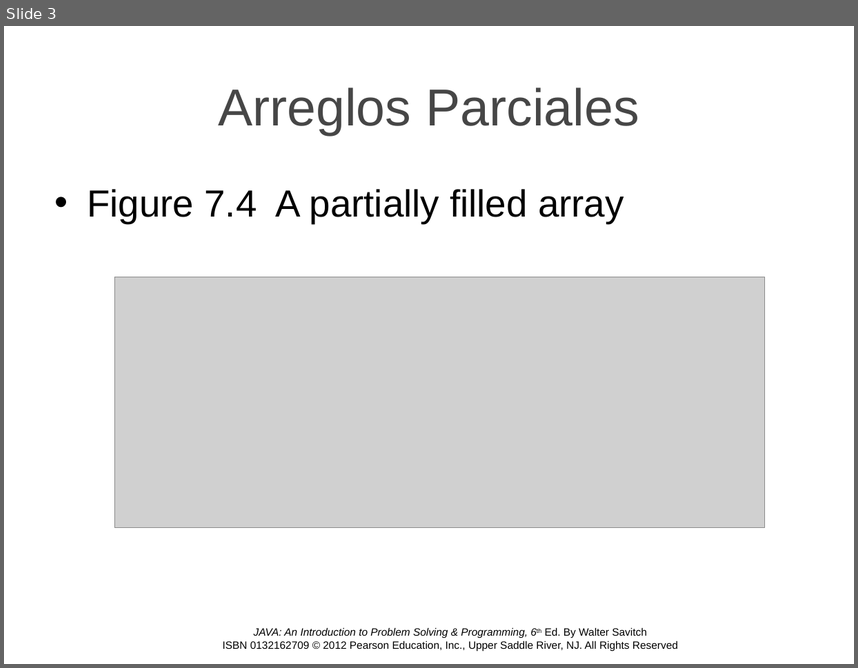
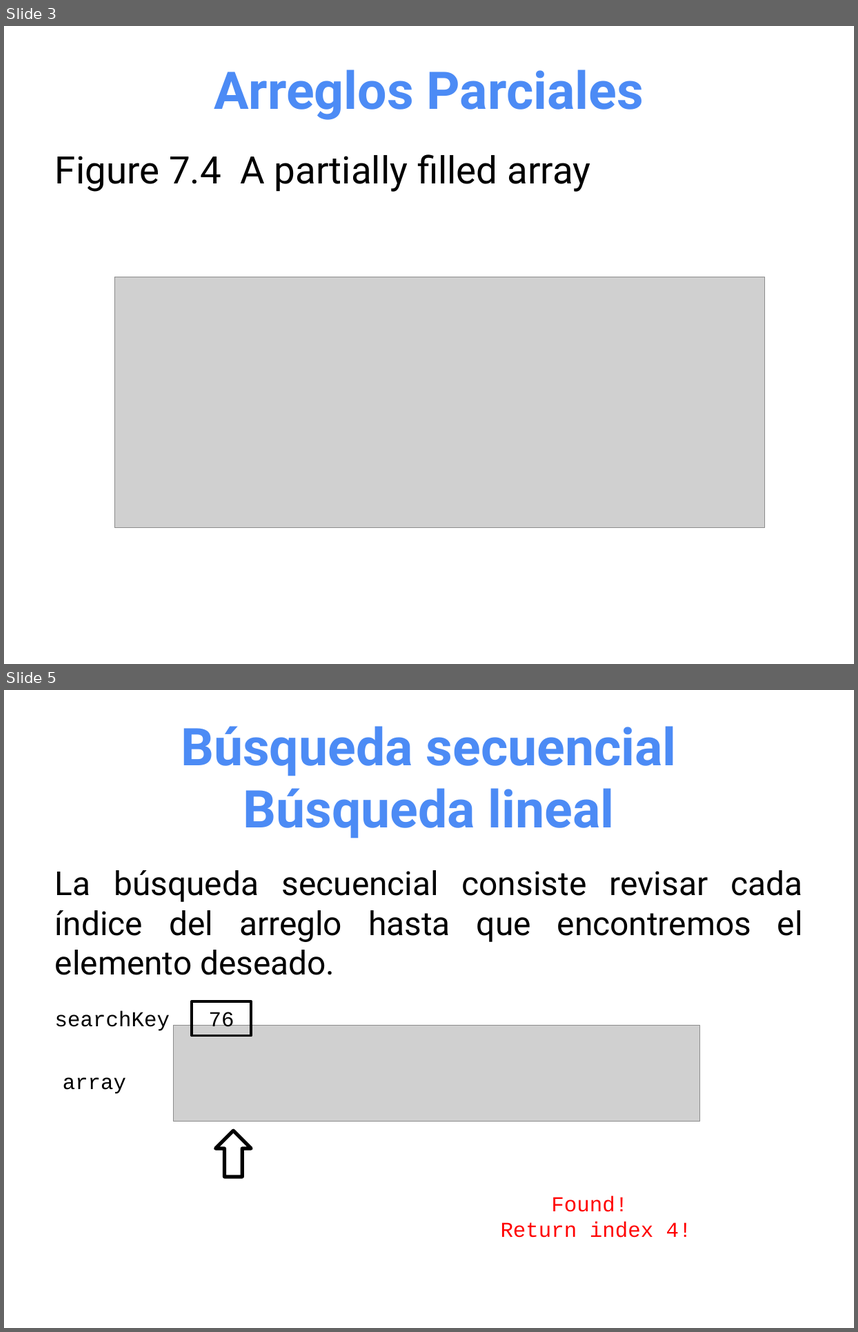
Before and after one commit to OMardil/INFO2, a slide deck: MOD02_Algoritmos_de_ordenamiento_y_busqueda/01 Presentacion/INFO2_MOD2-Ordenamiento_y_Busqueda.pptx. Shown one above the other, each under a label of ours: slide 3 before the commit, slides 3 and 5 after it; the slides between them are not shown. The pictures are 858x668 and 858x1332 pixels, drawn with LibreOffice and Linux fonts; fonts in the diff are those of the drawing; grey boxes stand for pictures; background and template pictures are left out. Boxes give left, top, right and bottom in pixels: in the first picture for what was removed or moved away, otherwise in the second. Text is boxed around its words. In the diff, an @@ line names an element or a change of style, - is before the commit and + after.

```diff
--- a/MOD02_Algoritmos_de_ordenamiento_y_busqueda/01 Presentacion/INFO2_MOD2-Ordenamiento_y_Busqueda.pptx
+++ b/MOD02_Algoritmos_de_ordenamiento_y_busqueda/01 Presentacion/INFO2_MOD2-Ordenamiento_y_Busqueda.pptx
@@ slide 5 added at [4, 690, 854, 1328], background #FFFFFF @@
@@ title added at [181, 726, 677, 838], 44 pt, text #4C8BF5, bold @@
+Búsqueda secuencial
+Búsqueda lineal
@@ text added at [55, 870, 803, 975], 28 pt, text #000000 @@
+La búsqueda secuencial consiste revisar cada índice del arreglo hasta que encontremos el elemento deseado.
@@ text added at [55, 1011, 170, 1031], 18 pt, text #000000 @@
+searchKey
@@ rectangle added at [192, 1001, 252, 1035], outline #000000 2.25 pt, 18 pt, text #000000 @@
+76
@@ picture added at [174, 1025, 700, 1121] @@
@@ text added at [63, 1077, 126, 1094], 18 pt, text #000000 @@
+array
@@ down arrow added at [216, 1130, 252, 1176], outline #000000 3 pt @@
@@ text added at [501, 1196, 692, 1237], 18 pt, text #FF0000 @@
+Found!
+Return index 4!
@@ slide 3 changed as well @@
@@ title "Arreglos Parciales" at [214, 69, 644, 120]: font Arial to Roboto, text colour #464646 to #4C8BF5, bold on @@
@@ text "Figure 7.4 A partially filled ...": place and size @@
-text "Figure 7.4 A partially filled ..." at [87, 189, 624, 223]
+text "Figure 7.4 A partially filled ..." at [55, 154, 590, 192]
@@ text "Figure 7.4 A partially filled ..." at [55, 154, 590, 192]: font Arial to Roboto; bullet • to none @@
@@ text removed at [223, 627, 678, 650] @@
-JAVA: An Introduction to Problem Solving & Programming, 6th Ed. By Walter Savitch
-ISBN 0132162709 © 2012 Pearson Education, Inc., Upper Saddle River, NJ. All Rights Reserved
```
Also in this commit, not shown: 21 other slides changed, 1 other slide added, 1 slide removed, 1 other file.
